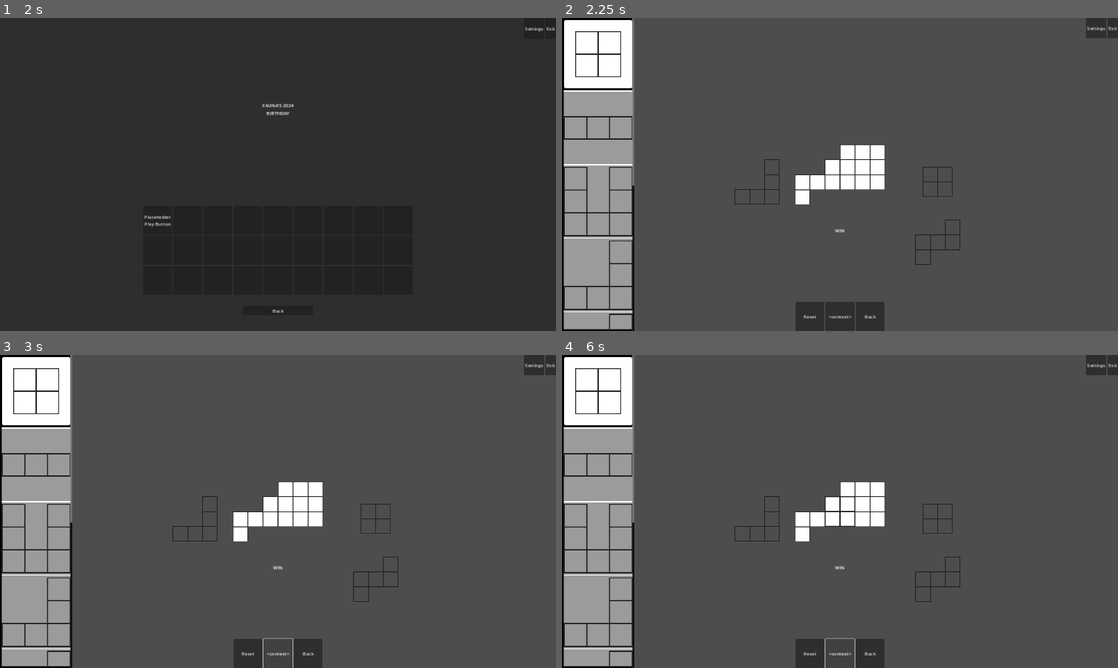
Above: before the commit, frames 1-4 (two rows, left to right).
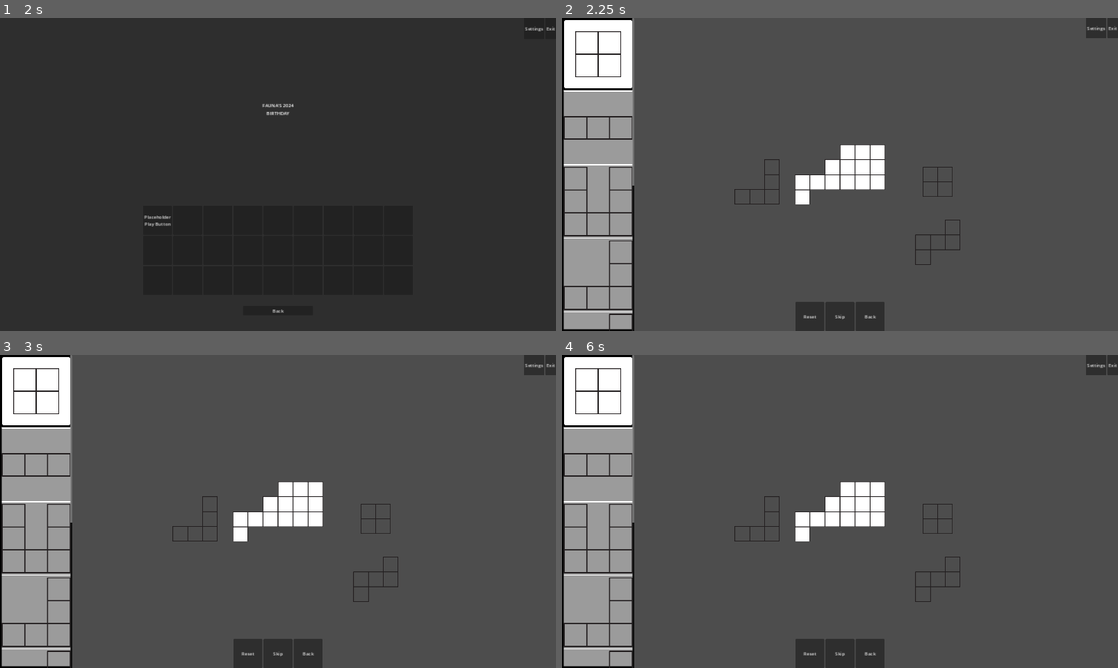
Above: after the commit, the same moments.

Repository: Saplings-Projects/Birthday-2024
Game: Godot game, scene res://MainScenes/main_menu.tscn
Two runs of this game, one before a commit and one after it. Both use one fixed random seed, a clock stepped at 60 frames per second and the inputs below.
Inputs (mouse positions are in pixels of both pictures, inside the frame that each line leads up to):
- Up to frame 1 (2 s): click "Play" at 0.5 s; click "Campaign Levels" at 1.25 s
- Up to frame 2 (2.25 s): click "Placeholder Play Button" at 2 s
- Up to frame 3 (3 s): click "<context>" (after the commit: "Skip") at 2.75 s
- Up to frame 4 (6 s): click "<context>" (after the commit: "Skip") at 3.5 s; click (600, 392) at 4.25 s; click (600, 392) at 5 s; click "<context>" (after the commit: "Skip") at 5.75 s

Frame 1 is identical in both runs. In frame 2, less than 0.1% of the frame differs, in the area x 48-52%, y 67-97%; in frame 3, less than 0.1%; in frame 4, 0.2%, in the area x 47-53%, y 45-100%.

Commit message:
reconnecting missing node connections to PuzzleUiManager

Diff:
--- a/Birthday-2024-Project/MainScenes/main_level.tscn
+++ b/Birthday-2024-Project/MainScenes/main_level.tscn
@@ -64,6 +64,7 @@
 script = ExtResource("7_bviq6")
 
 [node name="GameEditState" type="Node2D" parent="GameManager/States"]
+visible = false
 script = ExtResource("8_e6fwe")
 
 [node name="Camera2D" type="Camera2D" parent="."]
@@ -72,4 +73,7 @@
 [node name="PuzzleUiManager" parent="." node_paths=PackedStringArray("controller") instance=ExtResource("8_40gag")]
 controller = NodePath("../GameManager")
 
+[connection signal="initialized_event" from="GameManager" to="PuzzleUiManager" method="on_puzzle_initialized"]
+[connection signal="state_changed_event" from="GameManager" to="PuzzleUiManager" method="on_puzzle_state_changed"]
+
 [editable path="PuzzleUiManager"]
